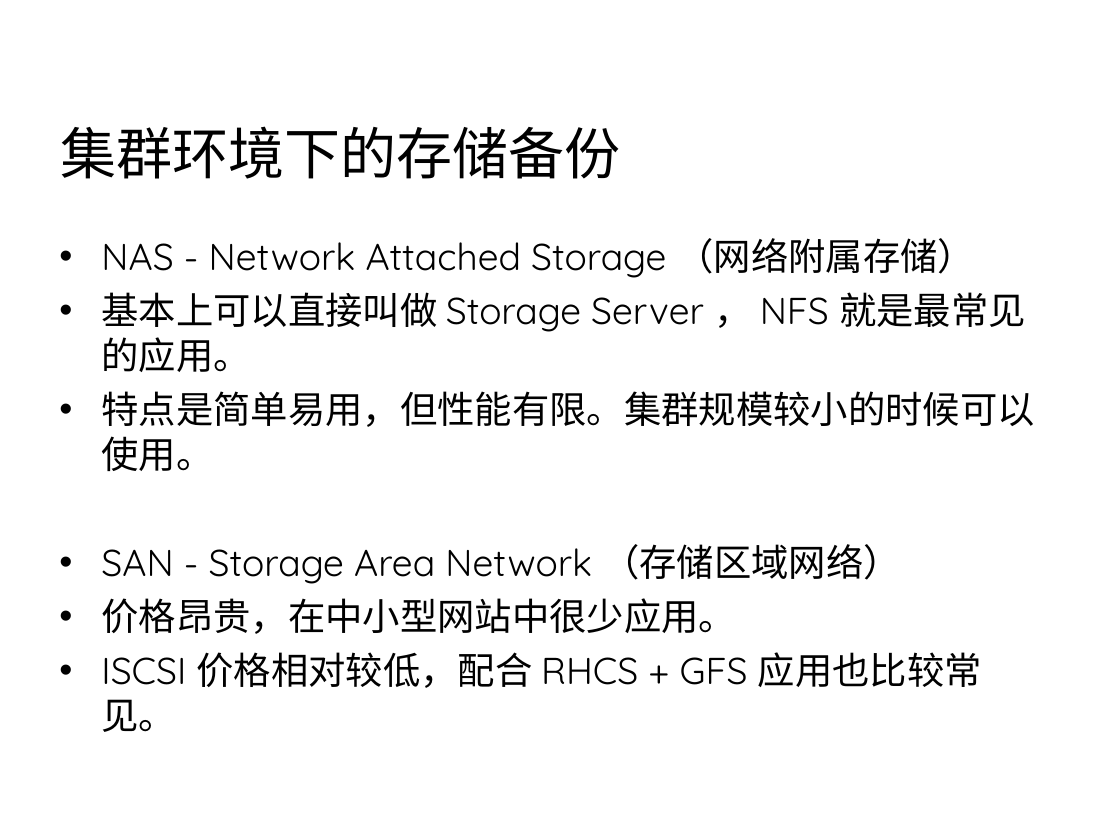
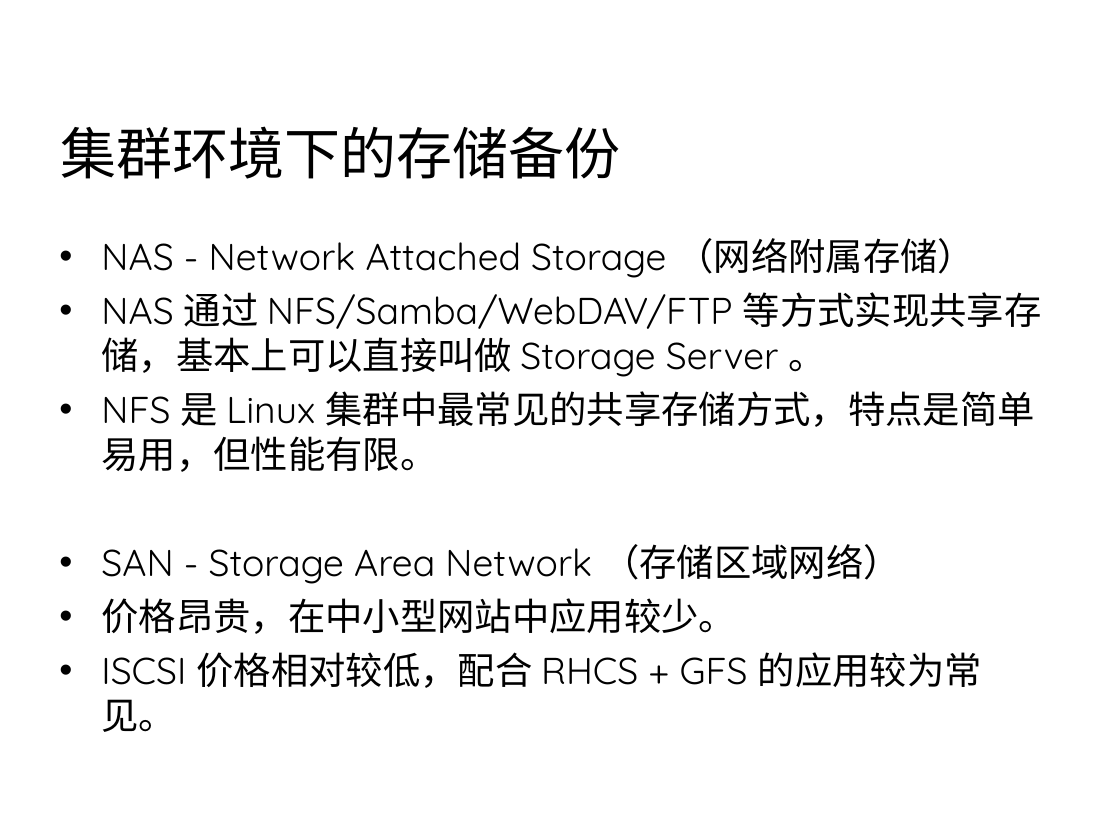
Before and after one commit to 7KjN3mHq/bluedata, a slide deck: slide 24 of system/01总览/架构/网站集群架构.ppt. Drawn at 1120x840 pixels with LibreOffice and Linux fonts; fonts in the diff are those of the drawing; background and template pictures are left out. Boxes give left, top, right and bottom in pixels: in the first picture for what was removed or moved away, otherwise in the second. Text is boxed around its words. In the diff, an @@ line names an element or a change of style, - is before the commit and + after.

```diff
--- a/system/01总览/架构/网站集群架构.ppt
+++ b/system/01总览/架构/网站集群架构.ppt
@@ text at [101, 292, 1042, 472]: text changed @@
-• 基本上可以直接叫做 Storage Server ， NFS 就是最常见的应用。
-• 特点是简单易用，但性能有限。集群规模较小的时候可以使用。
+• NAS 通过 NFS/Samba/WebDAV/FTP 等方式实现共享存储，基本上可以直接叫做 Storage Server 。
+• NFS 是 Linux 集群中最常见的共享存储方式，特点是简单易用，但性能有限。
@@ text at [101, 598, 982, 732]: text changed @@
-• 价格昂贵，在中小型网站中很少应用。
-• ISCSI 价格相对较低，配合 RHCS + GFS 应用也比较常见。
+• 价格昂贵，在中小型网站中应用较少。
+• ISCSI 价格相对较低，配合 RHCS + GFS 的应用较为常见。
```
Also in this commit, not shown: 1 other slide changed, 2 other files.
